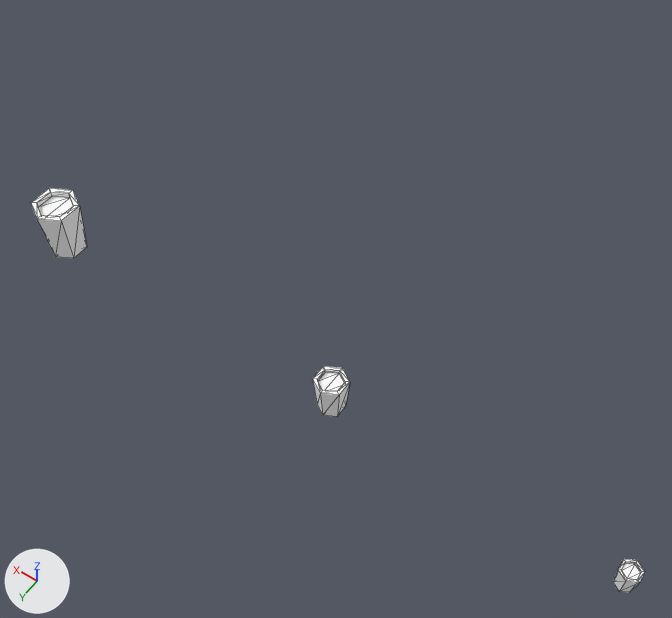
An edit to the OBJ model Games/GuruttoWorld/Assets/Models/GuidanceLab/Cue4A/Baked/Block-0-0.obj, drawn before and after from the same camera.
One viewpoint serves both versions: a camera (50 mm lens) standing at (-2.79, 19.48, 7.67) and looking at (0.76, 14.52, -0.13). The axes (+X, +Y, +Z) are drawn at lower left. The lights are the same throughout. The picture after the commit comes second. Mesh edges are drawn as thin lines. Where no turn or scale is listed for an object, it has been applied to the vertices. Vertices at exactly the same position are counted once.

In view in the first picture: 'Block-0-0'.
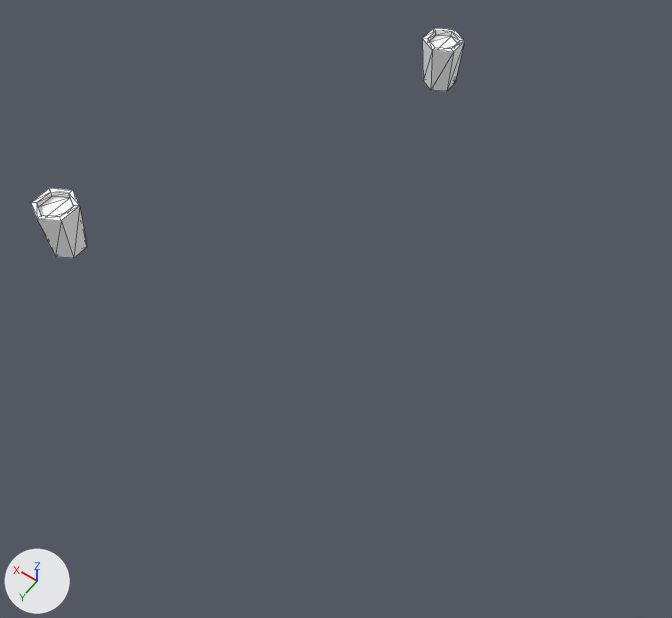
The newer file is also turned or shifted as a whole; pictures and numbers use the older file's frame.

Location of each change, [x1, y1, x2, y2] in pixels of the pictures (672 x 618 px; the box of a moved part takes in the faces that stretch with it):
'Block-0-0', reshaped (29% narrower, 43% shorter): before [31, 188, 645, 592]; after [31, 28, 465, 258]
part 1 of me_block_0_0, moved or reshaped: before [312, 366, 350, 416]; after [422, 28, 465, 91]
part 2 of me_block_0_0, deleted: before [613, 559, 645, 592]

What changed in the scene script:
```text
Change me_block_0_0:
    used by ob_block_0_0; location = (0.0, 0.0, 0.0)
    remove me_block_0_0.from_pydata(...)  # 72 vertices, 132 faces; spans x -3.09..3.72, y 15.39..15.91, z 0.13..0.76
    add me_block_0_0.from_pydata(...)  # 48 vertices, 88 faces; spans x 1.48..3.72, y 10.69..15.91, z 0.13..0.76
    me_block_0_0 part 1: the loose piece of 24 vertices spanning x -0.15..0.15, y 15.48..15.82, z 0.13..0.56 is scaled about its middle by 1.49, then moved by (1.7, -4.7, 0.1)
    me_block_0_0 part 2: the loose piece of 24 vertices spanning x -3.09..-2.91, y 15.54..15.76, z 0.13..0.4 is deleted
```
